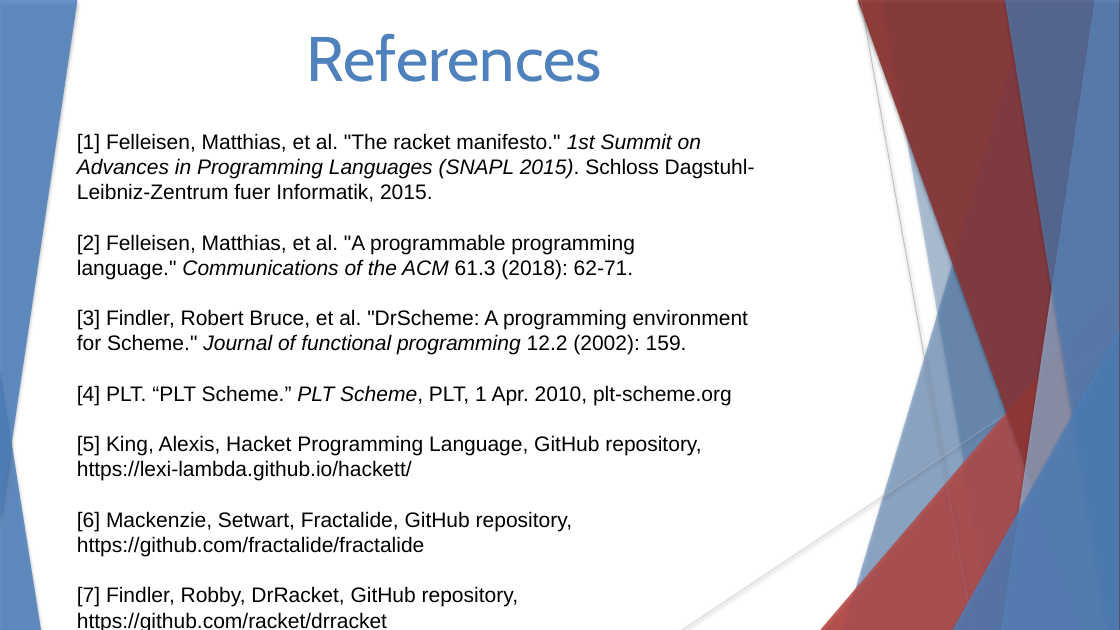
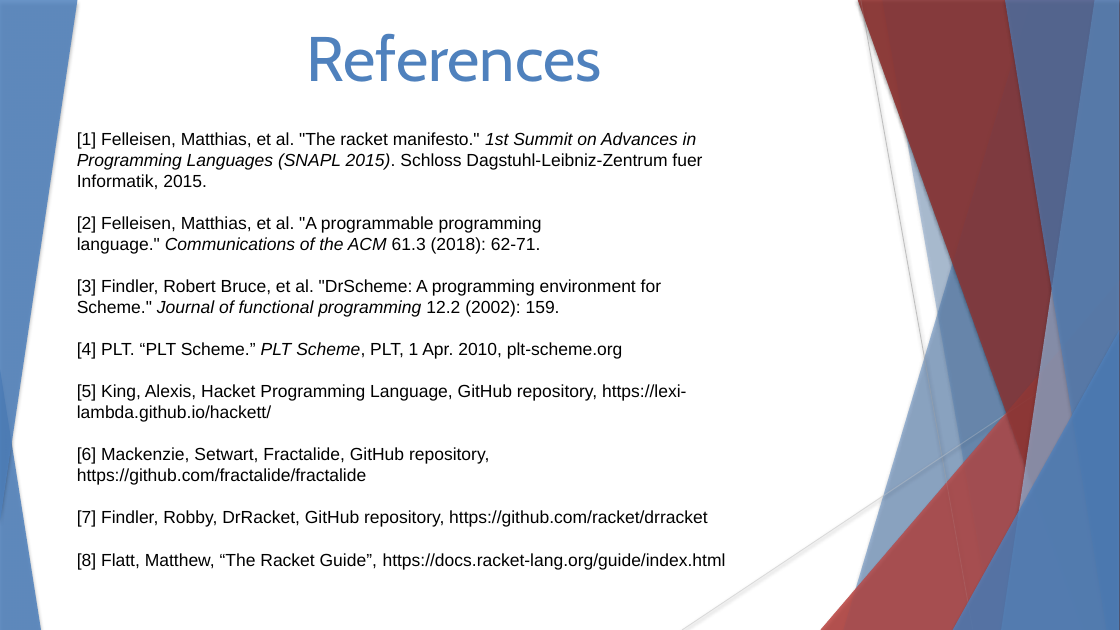
Before and after one commit to stevester94/CSC201_Project, a slide deck: slide 25 of CSC201Sec3Proj3Team4.pptx (slide 23 before the commit). Drawn at 1120x630 pixels with LibreOffice and Linux fonts; fonts in the diff are those of the drawing. Boxes give left, top, right and bottom in pixels: in the first picture for what was removed or moved away, otherwise in the second. Text is boxed around its words. In the diff, an @@ line names an element or a change of style, - is before the commit and + after.

Commit message:
added racket language reference

```diff
--- a/CSC201Sec3Proj3Team4.pptx
+++ b/CSC201Sec3Proj3Team4.pptx
@@ text at [77, 132, 707, 527]: size 18 to 15 pt in "[1] Felleisen, Matthias, et al. "The racket ...", "[2] Felleisen, Matthias, et al. "A programmable ...", "[3] Findler, Robert Bruce, et al. "DrScheme: ...", "[4] PLT. “PLT Scheme.” PLT Scheme, PLT, ..." and 3 more places @@
@@ text at [77, 553, 726, 570]: paragraph added @@
+[8] Flatt, Matthew, “The Racket Guide”, https://docs.racket-lang.org/guide/index.html
```
Also in this commit, not shown: 7 other slides changed, 2 slides added.
